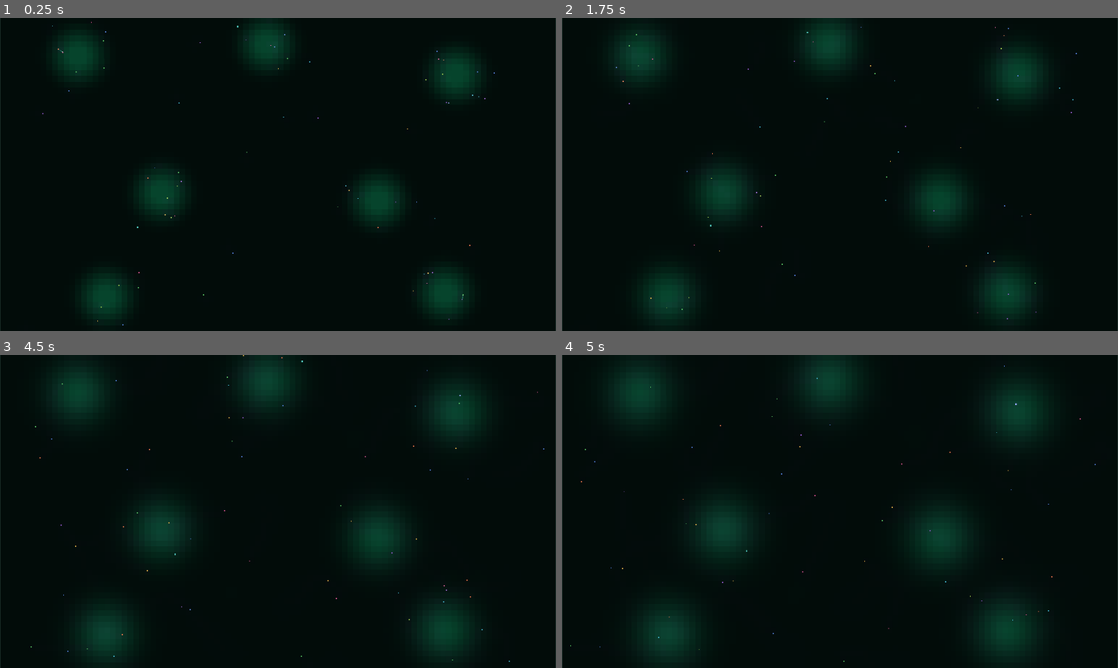
Above: before the commit, frames 1-4 (two rows, left to right).
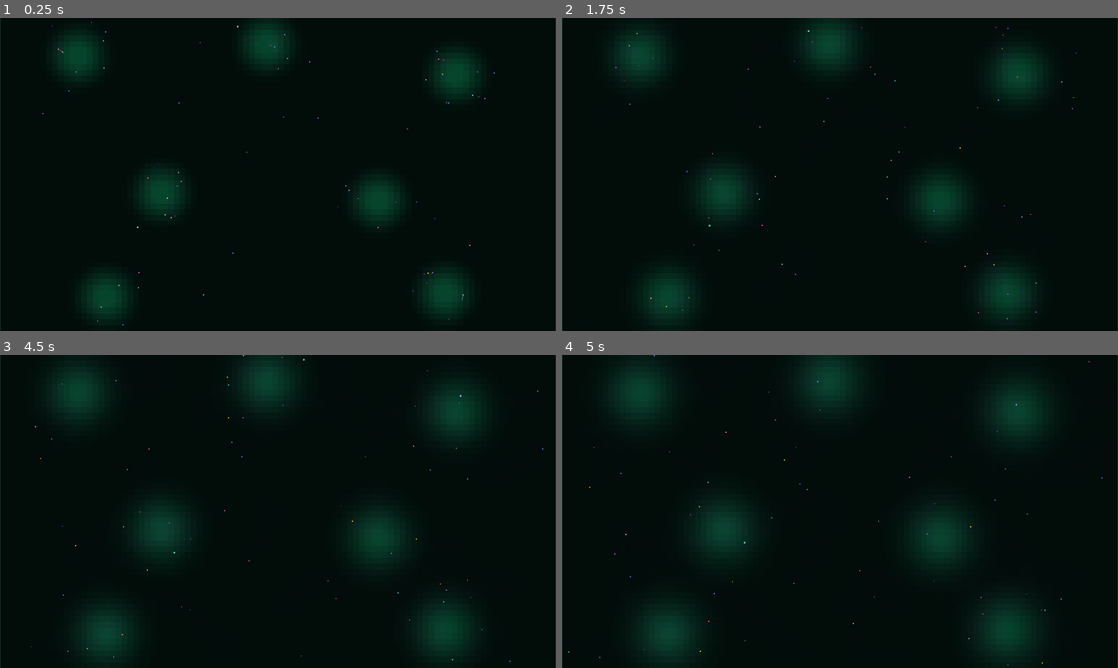
Above: after the commit, the same moments.

Repository: Rzbck/MicroC0re
Game: Godot game, scene res://src/app/main.tscn
Two runs of this game, one before a commit and one after it. Both use one fixed random seed, a clock stepped at 60 frames per second and the inputs below.
Inputs (mouse positions are in pixels of both pictures, inside the frame that each line leads up to):
- Up to frame 1 (0.25 s): no input
- Up to frame 2 (1.75 s): tap Enter at 0.5 s; move the mouse to (962, 158) at 0.52 s; hold D 0.53-1.25 s; tap F at 0.6 s; click (962, 158) at 0.67 s; tap Space at 0.77, 1.25 s; drag from (728, 190) to (812, 237) at 1.27 s
- Up to frame 3 (4.5 s): move the mouse to (333, 442) at 2.02 s; hold D 2.03-2.75 s; tap N at 2.1 s; drag from (250, 574) to (111, 464) at 2.77 s; tap Enter at 3.5 s; move the mouse to (444, 558) at 3.52 s; hold A 3.53-4.25 s; tap 2 at 3.6 s; tap Space at 3.77, 4.25 s; drag from (111, 464) to (194, 433) at 4.27 s
- Up to frame 4 (5 s): no input

Frame 1 is identical in both runs. In frame 2, less than 0.1% of the frame differs, in the area x 9-93%, y 2-95%; in frame 3, less than 0.1%; in frame 4, 0.1%, in the area x 1-98%, y 0-100%.

Commit message:
ecology: attract predators to damage plumes and recycle deaths into detritus

Diff:
--- a/src/simulation/petri_simulation.gd
+++ b/src/simulation/petri_simulation.gd
@@ -413,6 +413,11 @@
 		if float(proto.energy) <= 0.0:
 			proto.alive = false
 			_release_predator_prey(int(proto.feeding_target_id), int(proto.id))
+			_recycle_predator_body(
+				Vector2(proto.position),
+				float(proto.radius),
+				1.0
+			)
 			continue
 
 		if int(proto.feeding_target_id) >= 0:
@@ -442,9 +447,19 @@
 				next_protozoa.append(proto)
 				continue
 		else:
-			desired_angle += sin(
-				simulation_time * 0.73 + float(proto.deform_phase)
-			) * 0.45
+			var cue_direction: Vector2 = _damage_cue_direction(
+				Vector2(proto.position)
+			)
+			if cue_direction.length_squared() > 0.0:
+				desired_angle = lerp_angle(
+					desired_angle,
+					cue_direction.angle(),
+					0.58
+				)
+			else:
+				desired_angle += sin(
+					simulation_time * 0.73 + float(proto.deform_phase)
+				) * 0.45
 
 		proto.angle = lerp_angle(
 			float(proto.angle),
@@ -457,6 +472,7 @@
 		proto.position = (
 			Vector2(proto.position)
 			+ Vector2.RIGHT.rotated(float(proto.angle)) * speed * dt
+			+ _water_flow(Vector2(proto.position)) * dt
 		)
 		proto.deform_amount = lerpf(
 			float(proto.deform_amount),
@@ -529,6 +545,11 @@
 	var pull_alpha: float = clampf(dt * (2.0 + progress * 5.0), 0.0, 1.0)
 	prey.position = prey_position.lerp(proto_position, pull_alpha)
 	prey.engulf_progress = progress
+	damage_cue.add_radial_world(
+		Vector2(prey.position),
+		3.4,
+		0.010 * dt * (1.0 + progress * 2.0)
+	)
 	prey.angle = lerp_angle(
 		float(prey.angle),
 		float(proto.angle) + PI * 0.5,
@@ -542,6 +563,16 @@
 		prey.consumed = true
 		prey.alive = false
 		prey.engulfed_by_id = -1
+		detritus.add_radial_world(
+			Vector2(prey.position),
+			2.6,
+			0.020 + float(prey.length) * 0.006
+		)
+		damage_cue.add_radial_world(
+			Vector2(prey.position),
+			4.6,
+			0.045
+		)
 		proto.energy = minf(
 			20.0,
 			float(proto.energy) + 1.35 + float(prey.length) * 0.18
@@ -627,6 +658,11 @@
 			_release_predator_prey(
 				int(ciliate.feeding_target_id),
 				int(ciliate.id)
+			)
+			_recycle_predator_body(
+				Vector2(ciliate.position),
+				float(ciliate.radius),
+				0.75
 			)
 			continue
 
@@ -657,9 +693,19 @@
 				next_ciliates.append(ciliate)
 				continue
 		else:
-			desired_angle += sin(
-				simulation_time * 1.9 + float(ciliate.swim_phase)
-			) * 0.28
+			var cue_direction: Vector2 = _damage_cue_direction(
+				Vector2(ciliate.position)
+			)
+			if cue_direction.length_squared() > 0.0:
+				desired_angle = lerp_angle(
+					desired_angle,
+					cue_direction.angle(),
+					0.42
+				)
+			else:
+				desired_angle += sin(
+					simulation_time * 1.9 + float(ciliate.swim_phase)
+				) * 0.28
 
 		ciliate.angle = lerp_angle(
 			float(ciliate.angle),
@@ -672,6 +718,7 @@
 		ciliate.position = (
 			Vector2(ciliate.position)
 			+ Vector2.RIGHT.rotated(float(ciliate.angle)) * speed * dt
+			+ _water_flow(Vector2(ciliate.position)) * dt
 		)
 		_constrain_ciliate(ciliate)
 
@@ -733,6 +780,11 @@
 	)
 	ciliate.feeding_progress = progress
 	prey.engulf_progress = progress
+	damage_cue.add_radial_world(
+		Vector2(prey.position),
+		3.0,
+		0.008 * dt * (1.0 + progress * 2.5)
+	)
 
 	var mouth: Vector2 = (
 		Vector2(ciliate.position)
@@ -753,6 +805,16 @@
 		prey.consumed = true
 		prey.alive = false
 		prey.engulfed_by_id = -1
+		detritus.add_radial_world(
+			Vector2(prey.position),
+			2.2,
+			0.016 + float(prey.length) * 0.005
+		)
+		damage_cue.add_radial_world(
+			Vector2(prey.position),
+			4.0,
+			0.036
+		)
 		ciliate.energy = minf(
 			16.0,
 			float(ciliate.energy) + 0.95 + float(prey.length) * 0.14
@@ -808,6 +870,17 @@
 
 	ciliate.position = position
 	ciliate.angle = wrapf(angle, -PI, PI)
+
+
+func _recycle_predator_body(
+	position: Vector2,
+	radius: float,
+	scale: float
+) -> void:
+	var biomass: float = maxf(0.08, radius * 0.055 * scale)
+	detritus.add_radial_world(position, 4.8 + radius, biomass)
+	waste.add_radial_world(position, 3.6 + radius, biomass * 0.20)
+	damage_cue.add_radial_world(position, 6.0 + radius, biomass * 0.85)
 
 
 func _release_predator_prey(prey_id: int, predator_id: int) -> void:
